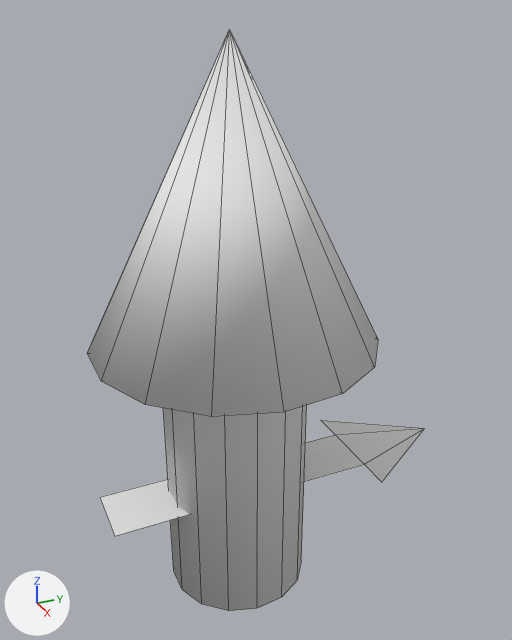
An edit to the OBJ model POINT-VR-Chapter-1/Assets/POINT/AxisAssets/3DArrow.obj, drawn before and after from the same camera.
Rendered twice from a camera (50 mm lens) standing at (4.11, -1.68, 3.37) and looking at (-0.11, 0.21, 1.26). The axes (+X, +Y, +Z) are drawn at lower left. The lights are the same throughout. Mesh edges are drawn as thin lines. Where no turn or scale is listed for an object, it has been applied to the vertices.
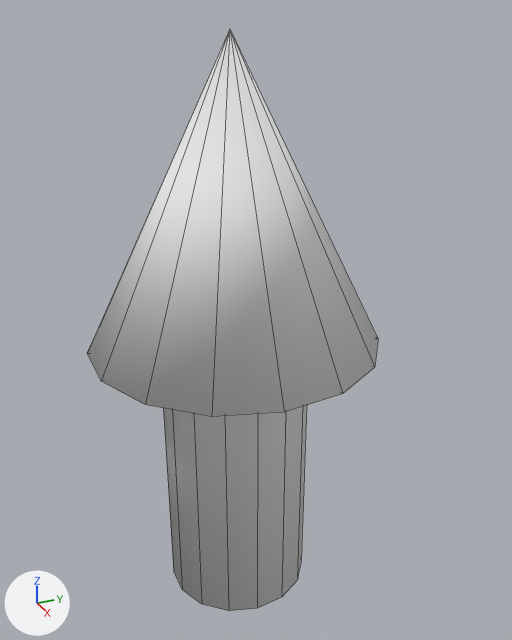
Location of each change, (x1, y1, x2, y2) in pixels of the pictures (512 x 640 px):
'Plane', deleted
    before: (100, 420, 425, 536)

Patch to the scene script:
```diff
--- a/POINT-VR-Chapter-1/Assets/POINT/AxisAssets/3DArrow.obj.py
+++ b/POINT-VR-Chapter-1/Assets/POINT/AxisAssets/3DArrow.obj.py
@@ ob_plane @@
-ob_plane = bpy.data.objects.new('Plane', me_plane)
-ob_plane.location = (0.0, 0.0, 0.0)
```
